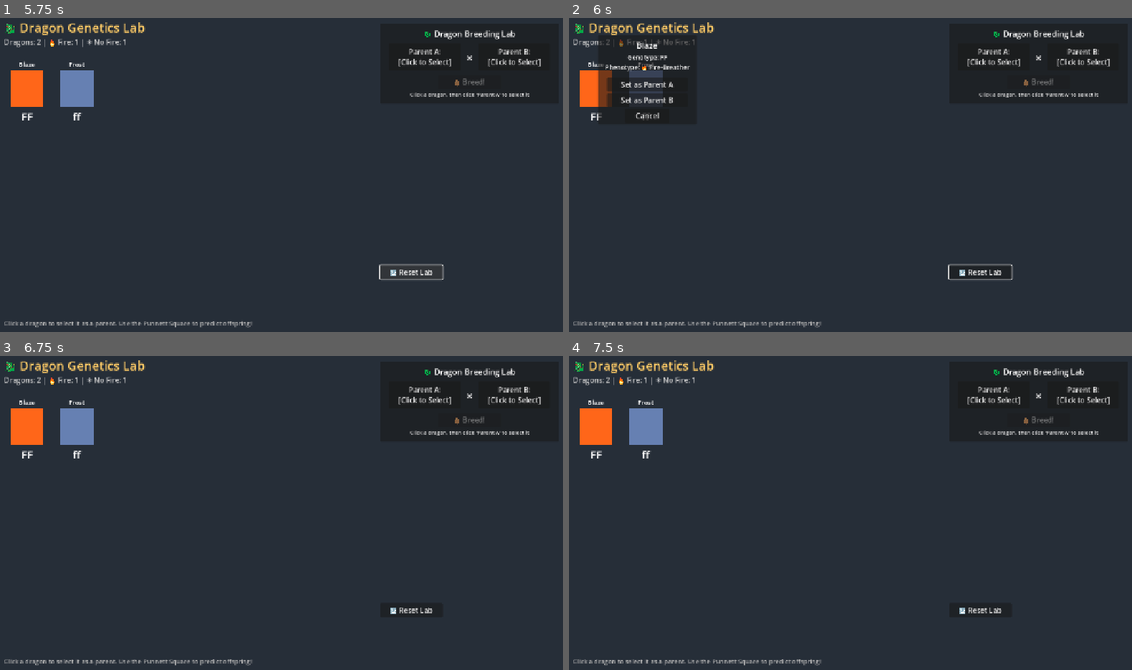
Above: before the commit, frames 1-4 (two rows, left to right).
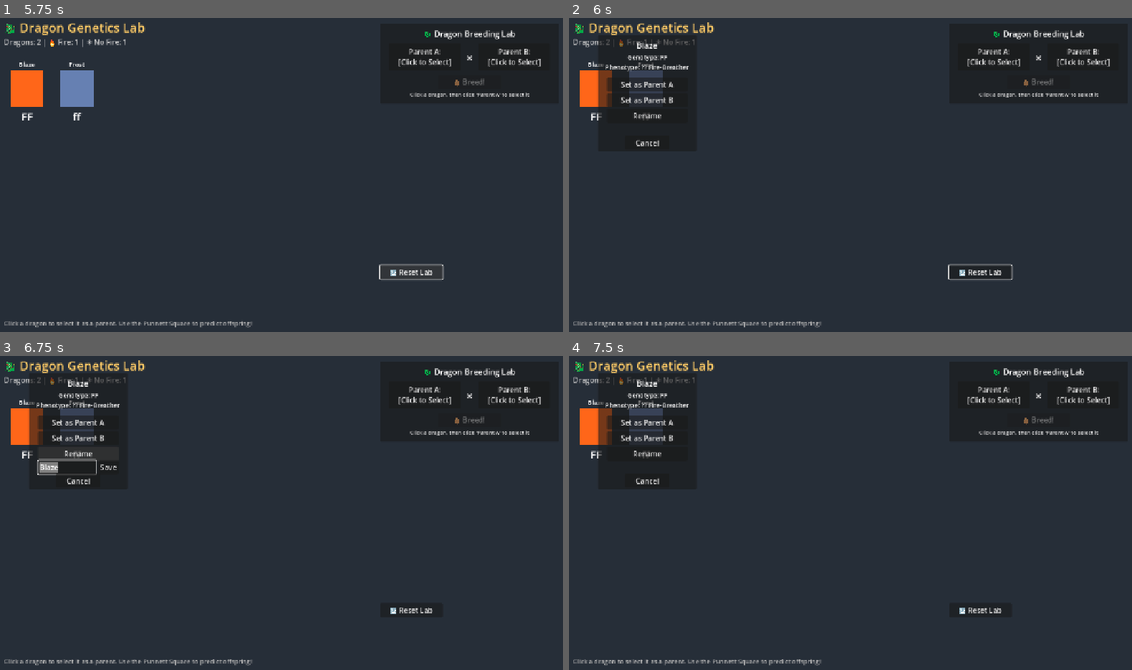
Above: after the commit, the same moments.

Repository: SFMiner/genetics_breeder_mvp
Game: Godot game, scene res://scenes/main/BreederRoom.tscn
Same seed, same stepped clock (60 frames per second), same inputs: the game is played once before the commit and once after it.
Inputs (mouse positions are in pixels of both pictures, inside the frame that each line leads up to):
- Up to frame 1 (5.75 s): click "Parent A: [Click to Select]" at 0.5 s; click "Parent B: [Click to Select]" at 1.25 s; click "Parent A: [Click to Select]" at 2 s; click "Parent B: [Click to Select]" at 2.75 s; click "Parent A: [Click to Select]" at 3.5 s; click "Parent B: [Click to Select]" at 4.25 s; click "🔄 Reset Lab" at 5 s
- Up to frame 2 (6 s): drag from (597, 93) to (906, 105) at 5.77 s
- Up to frame 3 (6.75 s): click (78, 453) at 6.5 s, where only the run after the commit has a clickable "Rename"
- Up to frame 4 (7.5 s): click (675, 465) at 7.25 s, where only the run after the commit has a clickable "Save"

Frame 1 is identical in both runs. In frame 2, 0.4% of the frame differs, in the area x 9-22%, y 14-42%; in frame 3, 3.1%, in the area x 4-23%, y 6-42%; in frame 4, 3.0%.

Commit message:
clickable

Diff:
--- a/scenes/ui/SelectionPopup.tscn
+++ b/scenes/ui/SelectionPopup.tscn
@@ -5,13 +5,13 @@
 [node name="SelectionPopup" type="Control"]
 anchors_preset = 0
 offset_right = 220.0
-offset_bottom = 200.0
+offset_bottom = 260.0
 script = ExtResource("1_popup")
 
 [node name="Panel" type="Panel" parent="."]
 layout_mode = 0
 offset_right = 220.0
-offset_bottom = 200.0
+offset_bottom = 260.0
 
 [node name="DragonNameLabel" type="Label" parent="Panel"]
 layout_mode = 0
@@ -59,10 +59,34 @@
 offset_bottom = 160.0
 text = "Set as Parent B"
 
+[node name="RenameButton" type="Button" parent="Panel"]
+layout_mode = 0
+offset_left = 20.0
+offset_top = 165.0
+offset_right = 200.0
+offset_bottom = 190.0
+text = "Rename"
+
+[node name="RenameLineEdit" type="LineEdit" parent="Panel"]
+layout_mode = 0
+offset_left = 20.0
+offset_top = 195.0
+offset_right = 150.0
+offset_bottom = 220.0
+placeholder_text = "New name"
+
+[node name="RenameSaveButton" type="Button" parent="Panel"]
+layout_mode = 0
+offset_left = 155.0
+offset_top = 195.0
+offset_right = 200.0
+offset_bottom = 220.0
+text = "Save"
+
 [node name="CloseButton" type="Button" parent="Panel"]
 layout_mode = 0
 offset_left = 60.0
-offset_top = 165.0
+offset_top = 225.0
 offset_right = 160.0
-offset_bottom = 190.0
+offset_bottom = 250.0
 text = "Cancel"
--- a/scripts/autoload/GeneticsState.gd
+++ b/scripts/autoload/GeneticsState.gd
@@ -6,6 +6,7 @@
 ## to offspring following predictable patterns.
 
 signal dragon_added(dragon_id: int)
+signal dragon_renamed(dragon_id: int, new_name: String)
 signal breeding_complete(offspring_id: int)
 signal collection_reset()
 
@@ -75,6 +76,18 @@
 	return dragon_id
 
 
+func rename_dragon(dragon_id: int, new_name: String) -> void:
+	## Rename a dragon by ID; no-op if not found or name empty
+	if new_name.strip_edges().is_empty():
+		return
+
+	for i in dragon_collection.size():
+		if dragon_collection[i]["id"] == dragon_id:
+			dragon_collection[i]["name"] = new_name.strip_edges()
+			dragon_renamed.emit(dragon_id, new_name.strip_edges())
+			return
+
+
 func get_dragon(dragon_id: int) -> Dictionary:
 	## Retrieve a dragon by its ID
 	## Returns empty dictionary if not found
--- a/scripts/main/BreederRoom.gd
+++ b/scripts/main/BreederRoom.gd
@@ -25,6 +25,7 @@
 func _ready() -> void:
 	# Connect GeneticsState signals
 	GeneticsState.dragon_added.connect(_on_dragon_added)
+	GeneticsState.dragon_renamed.connect(_on_dragon_renamed)
 	GeneticsState.breeding_complete.connect(_on_breeding_complete)
 	GeneticsState.collection_reset.connect(_on_collection_reset)
 
@@ -119,6 +120,13 @@
 
 	# Update Punnett square
 	_update_punnett_square()
+
+
+func _on_dragon_renamed(dragon_id: int, _new_name: String) -> void:
+	## Refresh the dragon tile when its name changes
+	var dragon_node: Dragon = dragon_nodes.get(dragon_id)
+	if dragon_node:
+		dragon_node.refresh_display()
 
 
 func _update_punnett_square() -> void:
--- a/scripts/ui/SelectionPopup.gd
+++ b/scripts/ui/SelectionPopup.gd
@@ -3,11 +3,12 @@
 ## SelectionPopup - Popup menu for selecting a dragon as Parent A or B
 ##
 ## Appears when a dragon is clicked, allowing the student to assign
-## that dragon to a parent slot for breeding.
+## that dragon to a parent slot for breeding and optionally rename it.
 
 signal parent_a_selected(dragon_id: int)
 signal parent_b_selected(dragon_id: int)
 signal popup_closed()
+signal dragon_renamed(dragon_id: int, new_name: String)
 
 @onready var panel: Panel = $Panel
 @onready var dragon_name_label: Label = $Panel/DragonNameLabel
@@ -15,6 +16,9 @@
 @onready var phenotype_label: Label = $Panel/PhenotypeLabel
 @onready var parent_a_button: Button = $Panel/ParentAButton
 @onready var parent_b_button: Button = $Panel/ParentBButton
+@onready var rename_button: Button = $Panel/RenameButton
+@onready var rename_line_edit: LineEdit = $Panel/RenameLineEdit
+@onready var rename_save_button: Button = $Panel/RenameSaveButton
 @onready var close_button: Button = $Panel/CloseButton
 
 var current_dragon_id: int = -1
@@ -23,7 +27,11 @@
 func _ready() -> void:
 	parent_a_button.pressed.connect(_on_parent_a_pressed)
 	parent_b_button.pressed.connect(_on_parent_b_pressed)
+	rename_button.pressed.connect(_on_rename_button_pressed)
+	rename_save_button.pressed.connect(_on_rename_save_pressed)
 	close_button.pressed.connect(_on_close_pressed)
+
+	_hide_rename_fields()
 
 	# Start hidden
 	visible = false
@@ -43,7 +51,10 @@
 	genotype_label.text = "Genotype: " + GeneticsState.get_genotype_string(dragon_id)
 
 	var is_fire: bool = GeneticsState.is_fire_breather(dragon_id)
-	phenotype_label.text = "Phenotype: " + ("🔥 Fire-Breather" if is_fire else "❄️ No Fire")
+	phenotype_label.text = "Phenotype: " + ("?? Fire-Breather" if is_fire else "?? No Fire")
+
+	rename_line_edit.text = dragon.get("name", "Dragon")
+	_hide_rename_fields()
 
 	# Position popup near the dragon but on screen
 	position = _clamp_to_screen(screen_position)
@@ -72,6 +83,27 @@
 	_close()
 
 
+func _on_rename_button_pressed() -> void:
+	rename_line_edit.visible = true
+	rename_save_button.visible = true
+	rename_line_edit.grab_focus()
+	rename_line_edit.select_all()
+
+
+func _on_rename_save_pressed() -> void:
+	if current_dragon_id < 0:
+		return
+
+	var new_name := rename_line_edit.text.strip_edges()
+	if new_name.is_empty():
+		return
+
+	GeneticsState.rename_dragon(current_dragon_id, new_name)
+	dragon_name_label.text = new_name
+	dragon_renamed.emit(current_dragon_id, new_name)
+	_hide_rename_fields()
+
+
 func _on_close_pressed() -> void:
 	_close()
 
@@ -80,6 +112,11 @@
 	visible = false
 	current_dragon_id = -1
 	popup_closed.emit()
+
+
+func _hide_rename_fields() -> void:
+	rename_line_edit.visible = false
+	rename_save_button.visible = false
 
 
 func _input(event: InputEvent) -> void:
